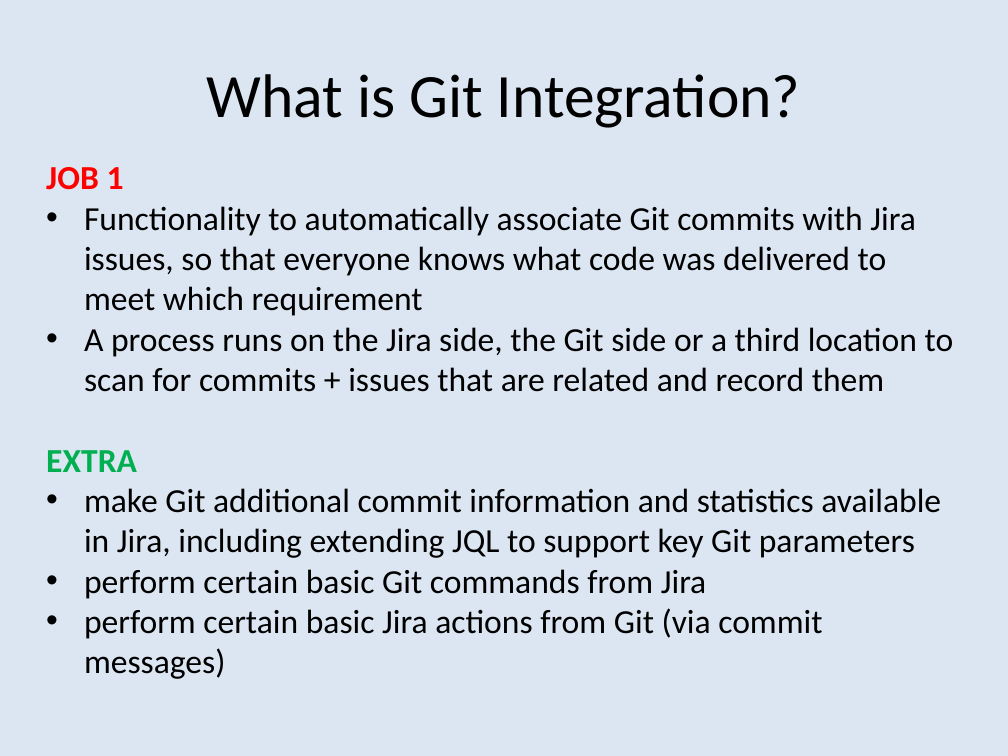
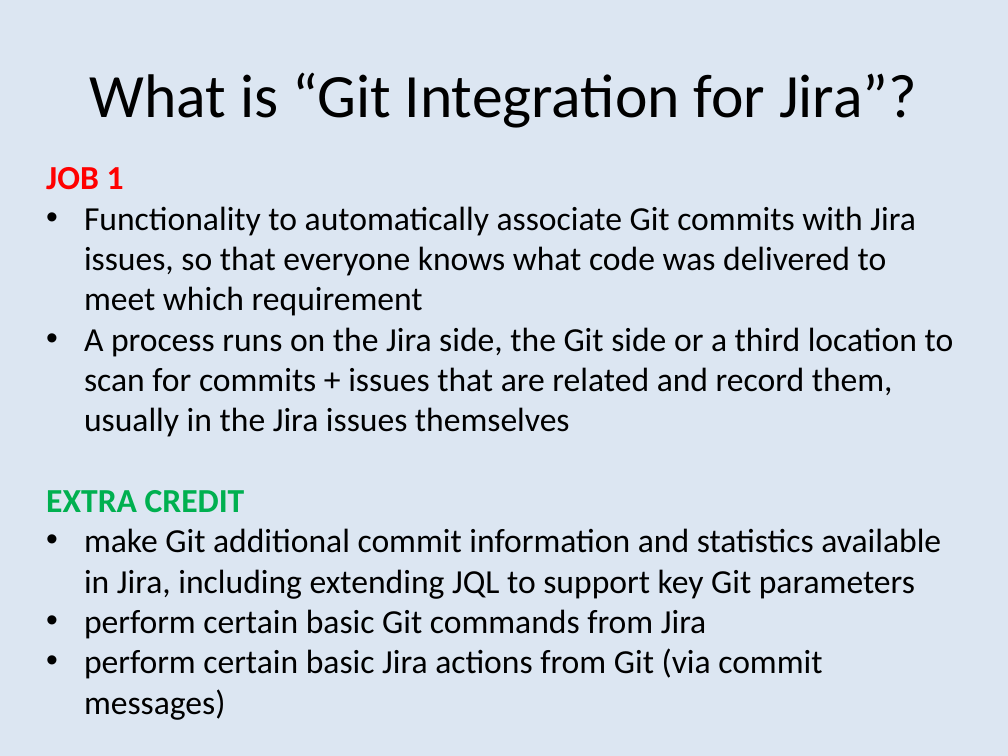
Before and after one commit to bobk/jirapresentations, a slide deck: slide 2 of Git Integration Options for Jira.pptx. Drawn at 1008x756 pixels with LibreOffice and Linux fonts; fonts in the diff are those of the drawing. Boxes give left, top, right and bottom in pixels: in the first picture for what was removed or moved away, otherwise in the second. Text is boxed around its words. In the diff, an @@ line names an element or a change of style, - is before the commit and + after.

```diff
--- a/Git Integration Options for Jira.pptx
+++ b/Git Integration Options for Jira.pptx
@@ title at [90, 72, 917, 128]: text changed @@
-What is Git Integration?
+What is “Git Integration for Jira”?
@@ text at [46, 327, 954, 513]: text changed @@
-• A process runs on the Jira side, the Git side or a third location to scan for commits + issues that are related and record them
-EXTRA
+• A process runs on the Jira side, the Git side or a third location to scan for commits + issues that are related and record them, usually in the Jira issues themselves
+EXTRA CREDIT
```
Also in this commit, not shown: 5 other slides changed, 2 slides added.
